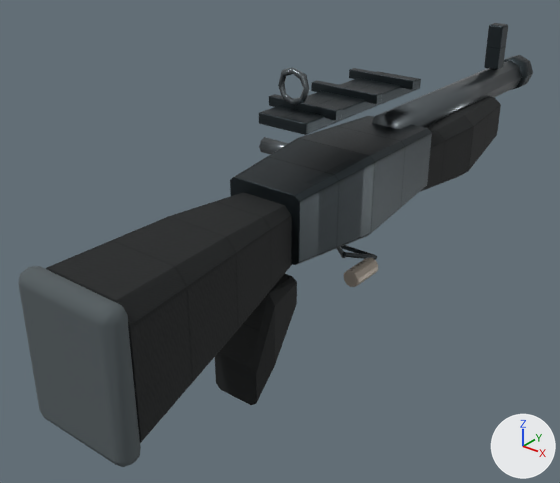
What one commit did to the glTF model public/assets/original/models/weapons/pass65-firearms/slug-shotgun/slug-shotgun-world-lod2.glb.
One viewpoint serves both versions: a camera (50 mm lens) standing at (0.971, -1.671, 0.535) and looking at (-0.136, -0.287, -0.323). The lights are fixed; the arrows at lower right show +X, +Y and +Z. The picture after the commit comes second. Where no turn or scale is listed for an object, it has been applied to the vertices. Vertices at exactly the same position are counted once.

In view in the first picture: 'slug-shotgun_WORLD_LOD2_Runtime_magazine_MAT_Pass65_slug_shotgun_Accent', 'slug-shotgun_WORLD_LOD2_Runtime_static_MAT_Pass65_slug_shotgun_Gunmetal', 'slug-shotgun_WORLD_LOD2_Runtime_static_MAT_Pass65_slug_shotgun_Polymer_PBR', 'slug-shotgun_WORLD_LOD2_Runtime_static_MAT_Pass65_slug_shotgun_Primary_PBR', 'slug-shotgun_WORLD_LOD2_Runtime_static_MAT_Pass65_slug_shotgun_Rubber' and 1 more.
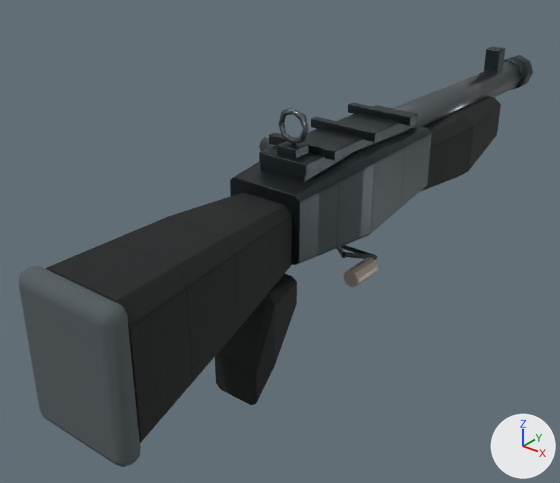
Where the newer file only moved an object's origin or applied its transform, the numbers keep the older frame.

Changed parts and their boxes (x1, y1, x2, y2) in the pictures (560 x 483 px; the box of a moved part takes in the faces that stretch with it):
'slug-shotgun_WORLD_LOD2_Runtime_static_MAT_Pass65_slug_shotgun_Primary_PBR', reshaped (9% shorter)
    before: (230, 23, 533, 265)
    after: (230, 46, 533, 265)
'slug-shotgun_WORLD_LOD2_Runtime_static_MAT_Pass65_slug_shotgun_Gunmetal', reshaped
    before: (278, 61, 522, 129)
    after: (278, 61, 522, 144)
part 1 of me_cylinder_1660, moved or reshaped
    before: (278, 68, 310, 105)
    after: (278, 108, 309, 144)
part 2 of me_cylinder_1663, moved or reshaped
    before: (259, 71, 421, 135)
    after: (259, 105, 418, 175)
part 3 of me_cylinder_1663, moved or reshaped
    before: (269, 94, 342, 121)
    after: (269, 133, 340, 161)
part 4 of me_cylinder_1663, moved or reshaped
    before: (311, 80, 382, 104)
    after: (311, 117, 380, 142)
part 5 of me_cylinder_1663, moved or reshaped
    before: (349, 68, 417, 90)
    after: (348, 103, 415, 126)
part 6 of me_cylinder_1663, moved or reshaped
    before: (484, 23, 508, 70)
    after: (484, 46, 505, 73)
part 7 of me_cylinder_1663, added
    after: (260, 124, 416, 182)
part 8 of me_cylinder_1663, added
    after: (277, 141, 309, 158)
part 9 of me_cylinder_1663, built on
    before: (230, 115, 432, 265)
    after: (230, 126, 432, 265)

The edits, one by one:
me_cylinder_1660 is used by ob_slug_shotgun_world_lod2_runtime_static_mat_pass65_slug_shotgun_gunmetal; location (0.0, 0.143, -0.029).
me_cylinder_1660 had 63 vertices, 118 faces and spanned x -0.046..0.046, y -0.564..0.564, z -0.192..0.192.
me_cylinder_1660 now has 63 vertices, 118 faces and spans x -0.046..0.046, y -0.564..0.564, z -0.192..0.107.
me_cylinder_1660 part 1: the loose piece of 31 vertices spanning x -0.041..0.042, y -0.564..-0.548, z 0.111..0.192 is moved by (0.0, 0.0, -0.085).
me_cylinder_1663 is used by ob_slug_shotgun_world_lod2_runtime_static_mat_pass65_slug_shotgun_primary_pbr; location (0.0, 0.135, -0.125).
me_cylinder_1663 had 1015 vertices, 1990 faces and spanned x -0.115..0.115, y -0.648..0.648, z -0.233..0.233.
me_cylinder_1663 now has 1165 vertices, 2282 faces and spans x -0.115..0.115, y -0.648..0.648, z -0.233..0.163.
me_cylinder_1663 part 2: the loose piece of 96 vertices spanning x -0.063..0.063, y -0.588..-0.117, z 0.165..0.19 is moved by (0.0, 0.0, -0.088).
me_cylinder_1663 part 3: the loose piece of 96 vertices spanning x -0.09..0.09, y -0.52..-0.498, z 0.185..0.207 is moved by (0.0, 0.0, -0.088).
me_cylinder_1663 part 4: the loose piece of 96 vertices spanning x -0.09..0.09, y -0.363..-0.342, z 0.185..0.207 is moved by (0.0, 0.0, -0.088).
me_cylinder_1663 part 5: the loose piece of 96 vertices spanning x -0.09..0.09, y -0.207..-0.185, z 0.185..0.207 is moved by (0.0, 0.0, -0.088).
me_cylinder_1663 part 6: the loose piece of 96 vertices spanning x -0.023..0.023, y 0.43..0.475, z 0.103..0.233 is moved by (0.0, 0.0, -0.07).
me_cylinder_1663 part 7: a new loose piece of 96 vertices spanning x -0.06..0.06, y -0.588..-0.117, z 0.058..0.082, in mat_mat_pass65_slug_shotgun_primary_pbr.
me_cylinder_1663 part 8: a new loose piece of 96 vertices spanning x -0.025..0.025, y -0.572..-0.523, z 0.093..0.123, in mat_mat_pass65_slug_shotgun_primary_pbr.
me_cylinder_1663 part 9: 36 vertices moved within x -0.114..0.114, y -0.646..-0.108, z -0.227..0.068; 47 vertices removed from x -0.114..0.114, y -0.647..-0.108, z -0.232..0.068; 5 vertices added at x -0.114..0.114, y -0.441..-0.301, z -0.227..-0.11.
